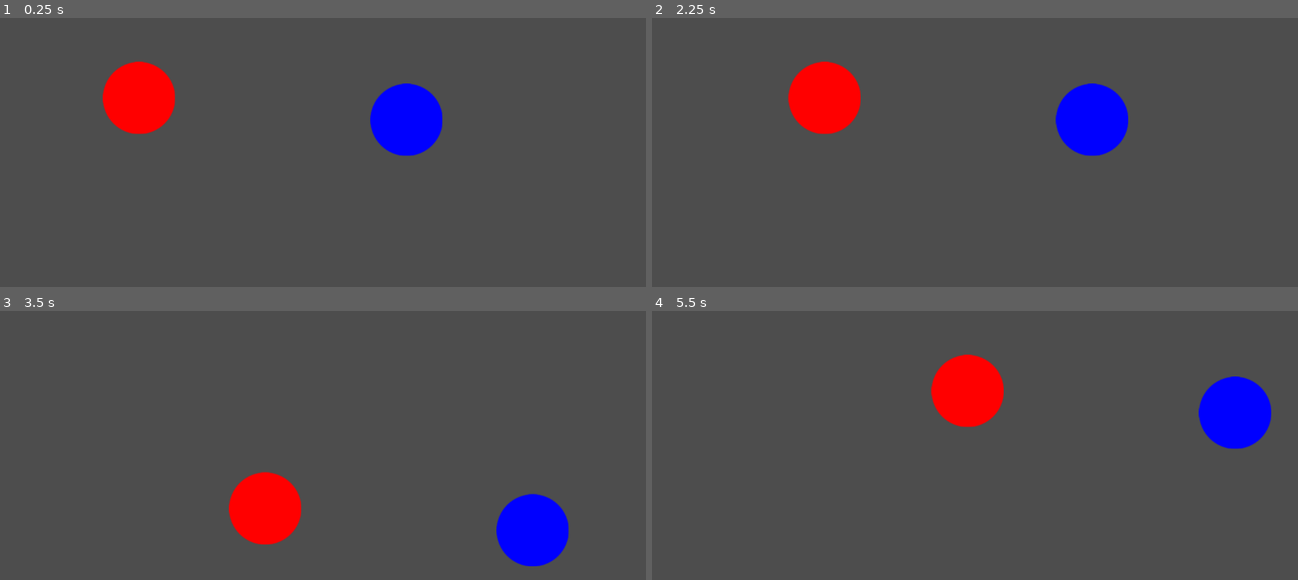
Above: before the commit, frames 1-4 (two rows, left to right).
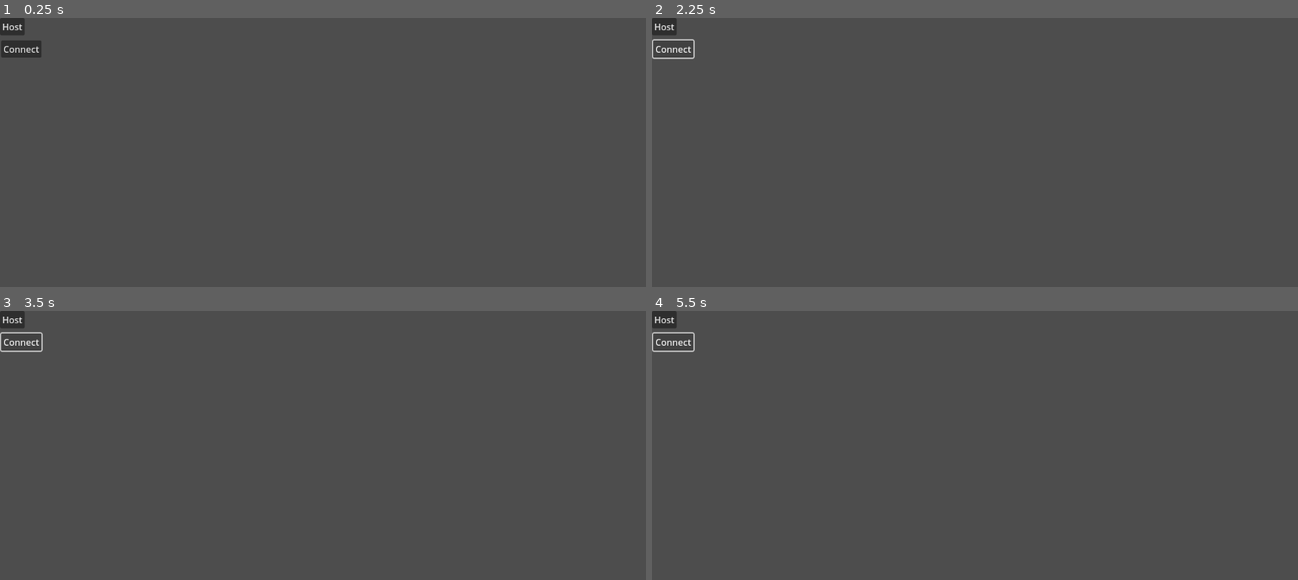
Above: after the commit, the same moments.

Repository: HiramSilvey/Joust-360
Game: Godot game, scene res://main.tscn
Two runs of this game, one before a commit and one after it. Both use one fixed random seed, a clock stepped at 60 frames per second and the inputs below.
Inputs (mouse positions are in pixels of both pictures, inside the frame that each line leads up to):
- Up to frame 1 (0.25 s): no input
- Up to frame 2 (2.25 s): click (664, 26) at 0.5 s, where only the run after the commit has a clickable "Host"; click (671, 50) at 1.25 s, where only the run after the commit has a clickable "Connect"; hold Right (ui_right) from 2.03 s (still down)
- Up to frame 3 (3.5 s): release Right (ui_right) at 2.78 s; hold Down (ui_down) from 2.78 s (still down)
- Up to frame 4 (5.5 s): release Down (ui_down) at 3.53 s; hold Right (ui_right) 3.53-4.28 s; hold Up (ui_up) 4.28-5.03 s; hold Left (ui_left) from 5.03 s (still down)

The runs differ from the first frame. In frame 1, 5.4% of the frame differs, in the area x 0-69%, y 0-52%; in frame 2, 5.2%; in frame 3, 5.2%; in frame 4, 5.2%.

Commit message:
Host button spawns player

Diff:
--- a/main.gd
+++ b/main.gd
@@ -1,10 +1,36 @@
 extends Node2D
 
+var peer = ENetMultiplayerPeer.new()
+const port = 4242
+
+var players = []
+
+@export var player_container_scene: PackedScene
 
 # Called when the node enters the scene tree for the first time.
 func _ready() -> void:
 	pass
 
+func _on_host_pressed():
+	var error = peer.create_server(int(port))
+	if error:
+		return error
+	multiplayer.multiplayer_peer = peer
+
+	_on_connected()
+	_add_player(1)
+
+func _on_connected():
+	_toggle_menu(false)
+
+func _toggle_menu(state: bool):
+	$MainMenu.visible=state
+
+func _add_player(_id: int):
+	var player = player_container_scene.instantiate() as Player
+	player.position = Vector2(100,100)
+	players.append(player)
+	$EntityContainer.add_child(player)
 
 # Called every frame. 'delta' is the elapsed time since the previous frame.
 func _process(delta: float) -> void:
--- a/main.tscn
+++ b/main.tscn
@@ -1,32 +1,30 @@
-[gd_scene load_steps=6 format=3 uid="uid://dvwx6nfysitn8"]
+[gd_scene load_steps=3 format=3 uid="uid://dvwx6nfysitn8"]
 
 [ext_resource type="Script" path="res://main.gd" id="1_vxioh"]
-[ext_resource type="Script" path="res://player.gd" id="1_ykc4r"]
-[ext_resource type="Texture2D" uid="uid://dbi8gq2fgtmql" path="res://assets/p2.svg" id="4_2fv8x"]
-[ext_resource type="Texture2D" uid="uid://7hwu0eu7ojhl" path="res://assets/p1.svg" id="4_21h14"]
-
-[sub_resource type="CircleShape2D" id="CircleShape2D_343wq"]
-radius = 64.0
+[ext_resource type="PackedScene" uid="uid://bjs84g6gxxnre" path="res://player.tscn" id="2_pp5gd"]
 
 [node name="main" type="Node2D"]
 script = ExtResource("1_vxioh")
+player_container_scene = ExtResource("2_pp5gd")
 
-[node name="P1_CharacterBody2D" type="CharacterBody2D" parent="."]
-position = Vector2(248, 143)
-script = ExtResource("1_ykc4r")
+[node name="MainMenu" type="Node2D" parent="."]
 
-[node name="CollisionShape2D" type="CollisionShape2D" parent="P1_CharacterBody2D"]
-shape = SubResource("CircleShape2D_343wq")
+[node name="host" type="Button" parent="MainMenu"]
+offset_right = 8.0
+offset_bottom = 8.0
+text = "Host"
 
-[node name="Sprite2D" type="Sprite2D" parent="P1_CharacterBody2D"]
-texture = ExtResource("4_21h14")
+[node name="connect" type="Button" parent="MainMenu"]
+offset_left = 2.0
+offset_top = 40.0
+offset_right = 74.0
+offset_bottom = 71.0
+text = "Connect"
 
-[node name="P2_CharacterBody2D" type="CharacterBody2D" parent="."]
-position = Vector2(725, 182)
-script = ExtResource("1_ykc4r")
+[node name="EntityContainer" type="Node2D" parent="."]
 
-[node name="CollisionShape2D" type="CollisionShape2D" parent="P2_CharacterBody2D"]
-shape = SubResource("CircleShape2D_343wq")
+[node name="MultiplayerSpawner" type="MultiplayerSpawner" parent="."]
+_spawnable_scenes = PackedStringArray("res://player.tscn")
+spawn_path = NodePath("../EntityContainer")
 
-[node name="Sprite2D" type="Sprite2D" parent="P2_CharacterBody2D"]
-texture = ExtResource("4_2fv8x")
+[connection signal="pressed" from="MainMenu/host" to="." method="_on_host_pressed"]
--- a/player.gd
+++ b/player.gd
@@ -1,5 +1,4 @@
-extends CharacterBody2D
-
+class_name Player extends CharacterBody2D
 
 const SPEED = 300.0
 
--- /dev/null
+++ b/player.tscn
@@ -0,0 +1,16 @@
+[gd_scene load_steps=4 format=3 uid="uid://bjs84g6gxxnre"]
+
+[ext_resource type="Script" path="res://player.gd" id="1_ygbpf"]
+[ext_resource type="Texture2D" uid="uid://7hwu0eu7ojhl" path="res://assets/p1.svg" id="2_4h0f6"]
+
+[sub_resource type="CircleShape2D" id="CircleShape2D_w54mk"]
+radius = 64.0
+
+[node name="Player" type="CharacterBody2D"]
+script = ExtResource("1_ygbpf")
+
+[node name="CollisionShape2D" type="CollisionShape2D" parent="."]
+shape = SubResource("CircleShape2D_w54mk")
+
+[node name="Sprite2D" type="Sprite2D" parent="."]
+texture = ExtResource("2_4h0f6")
